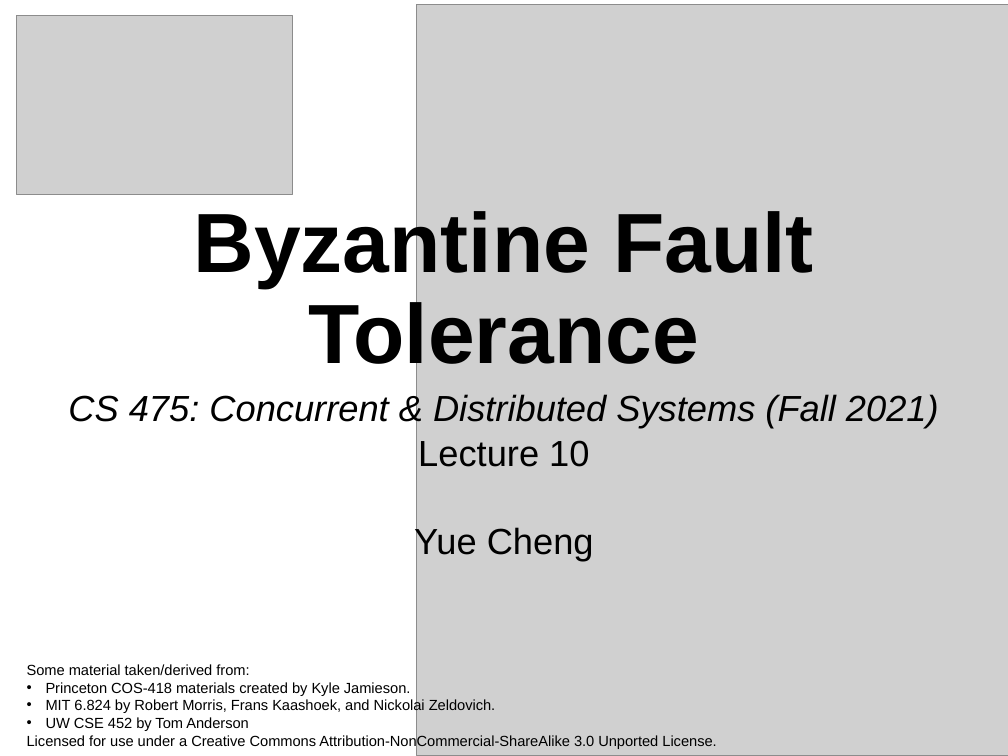
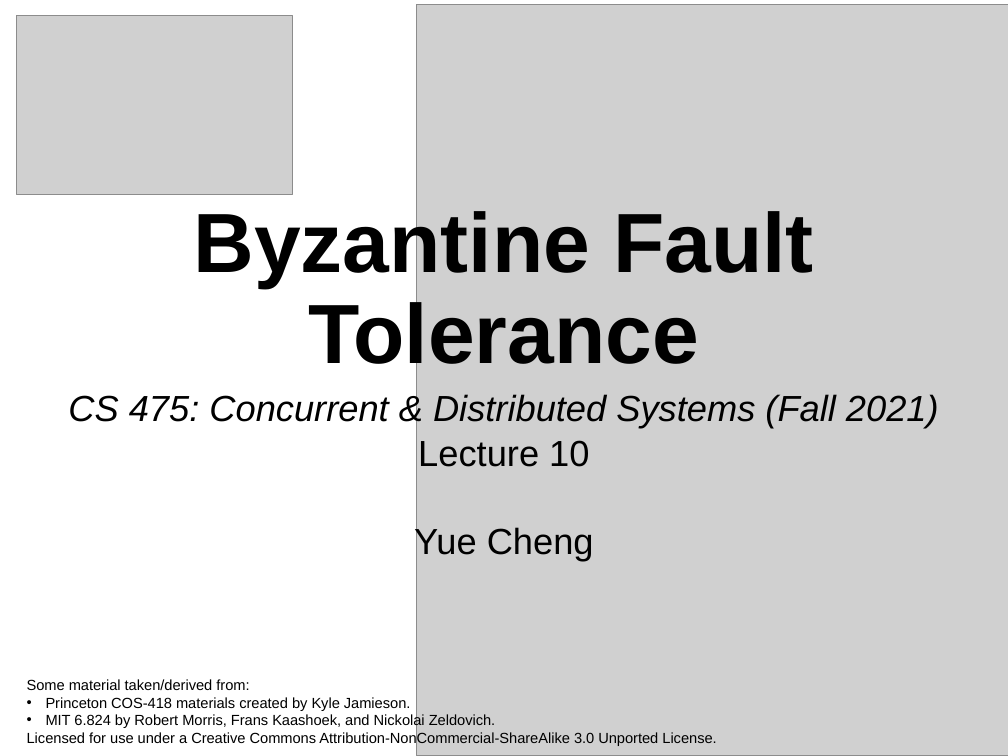
Before and after one commit to tddg/cs475-fall21, a slide deck: slide 1 of public/lecs/lec10-bft.pptx. Drawn at 1008x756 pixels with LibreOffice and Linux fonts; fonts in the diff are those of the drawing; grey boxes stand for pictures. Boxes give left, top, right and bottom in pixels: in the first picture for what was removed or moved away, otherwise in the second. Text is boxed around its words. In the diff, an @@ line names an element or a change of style, - is before the commit and + after.

```diff
--- a/public/lecs/lec10-bft.pptx
+++ b/public/lecs/lec10-bft.pptx
@@ text "Some material taken/derived from:" moved from (x1=27, y1=664, x2=716, y2=749) to (x1=27, y1=679, x2=716, y2=746) @@
@@ text at (x1=46, y1=717, x2=249, y2=731): paragraph removed @@
-• UW CSE 452 by Tom Anderson
```
Also in this commit, not shown: 1 other file.
